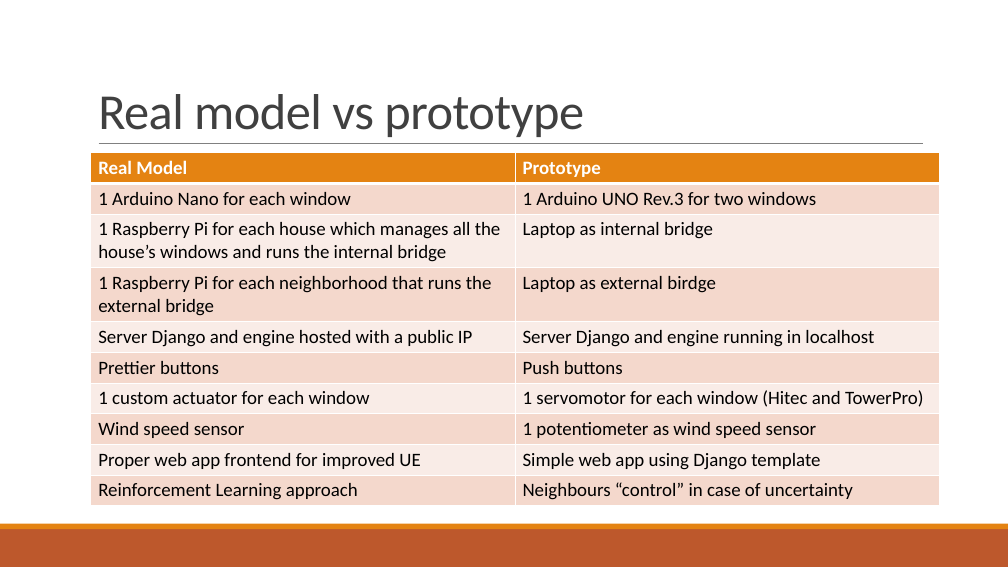
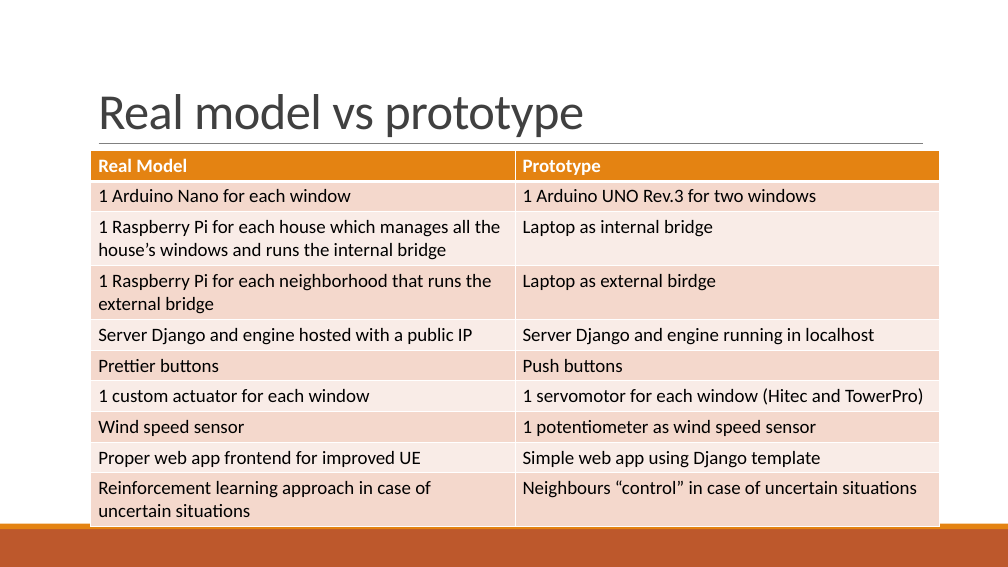
Before and after one commit to francescobaraldi/smart-neighborhood, a slide deck: slide 12 of Smart Neighborhood.pptx (slide 9 before the commit). Drawn at 1008x567 pixels with LibreOffice and Linux fonts; fonts in the diff are those of the drawing. Boxes give left, top, right and bottom in pixels: in the first picture for what was removed or moved away, otherwise in the second. Text is boxed around its words. In the diff, an @@ line names an element or a change of style, - is before the commit and + after.

```diff
--- a/Smart Neighborhood.pptx
+++ b/Smart Neighborhood.pptx
@@ table at <box>91,150,939,522</box> @@
-row 10, column 1: Reinforcement Learning approach
+row 10, column 1: Reinforcement learning approach in case of uncertain situations
-row 10, column 2: Neighbours “control” in case of uncertainty
+row 10, column 2: Neighbours “control” in case of uncertain situations
```
Also in this commit, not shown: 16 other slides changed, 8 slides added, 2 slides removed.
